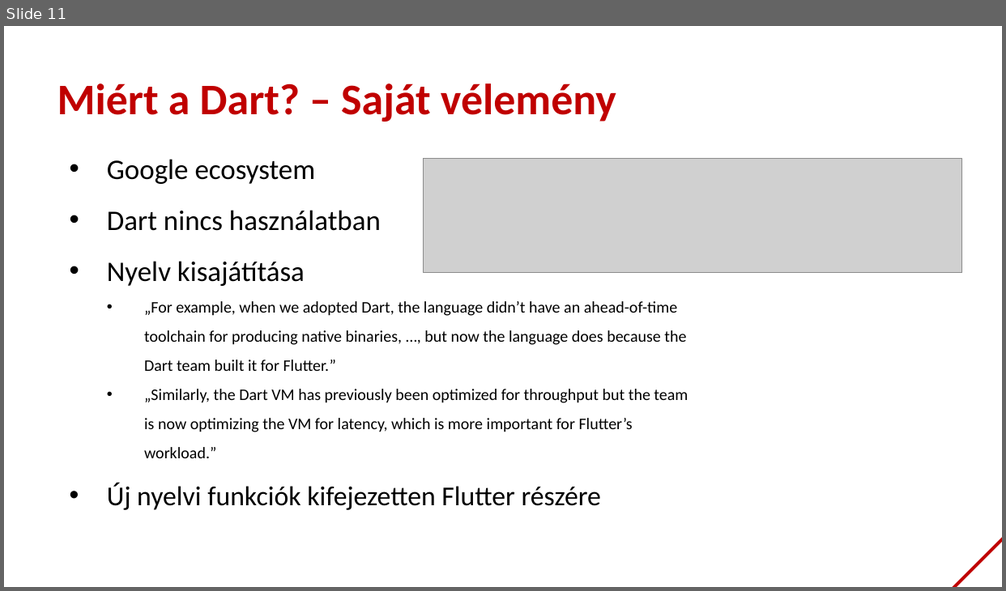
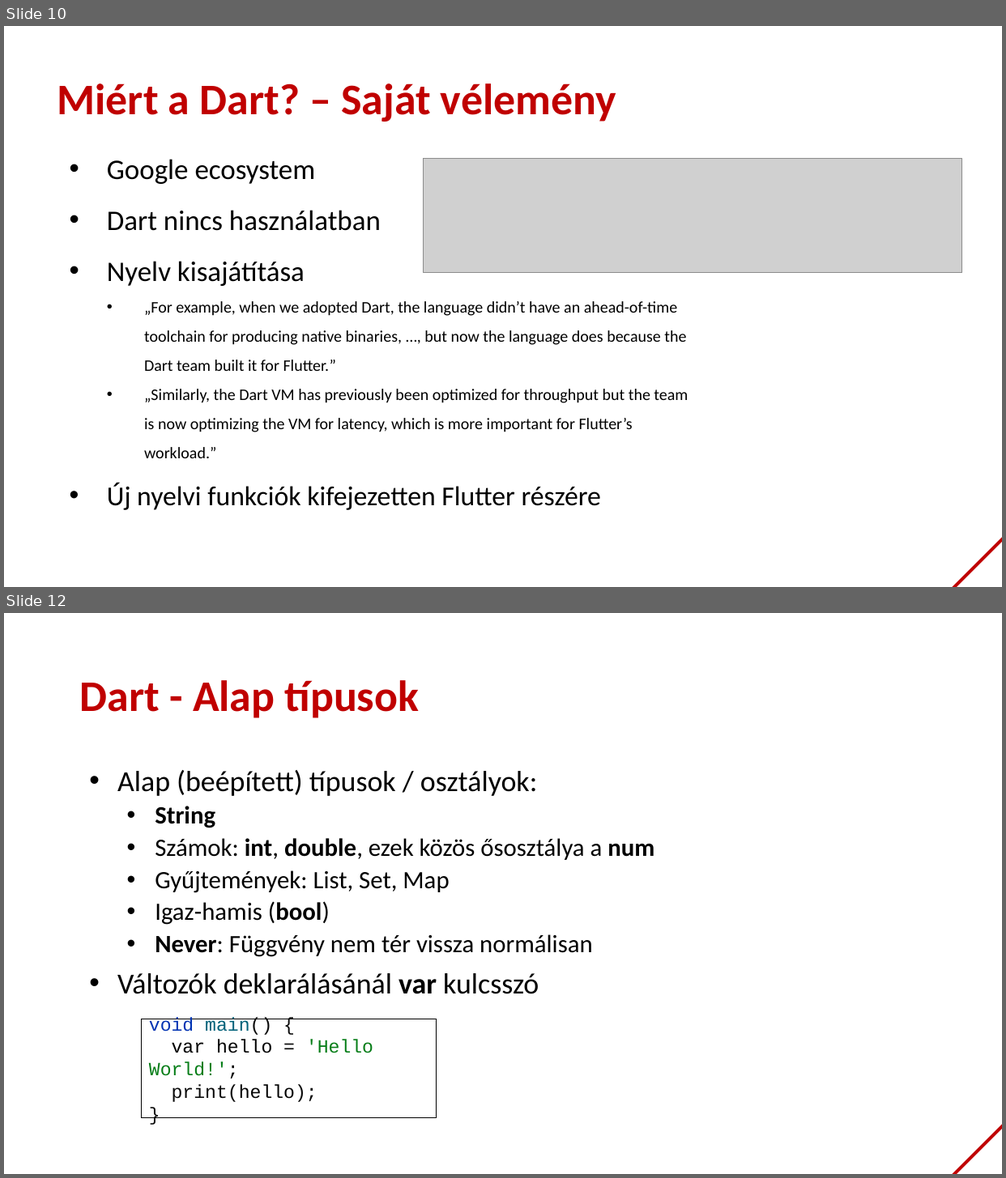
Before and after one commit to bmeaut/VIAUAV45, a slide deck: extras/lecture_01_2021.pptx. Shown one above the other, each under a label of ours: slide 11 before the commit, slides 10 and 12 after it; the slides between them are not shown. The pictures are 1006x591 and 1006x1178 pixels, drawn with LibreOffice and Linux fonts; fonts in the diff are those of the drawing; grey boxes stand for pictures; background and template pictures are left out. Boxes give left, top, right and bottom in pixels: in the first picture for what was removed or moved away, otherwise in the second. Text is boxed around its words. In the diff, an @@ line names an element or a change of style, - is before the commit and + after.

Commit message:
Add extra slides about Dart

```diff
--- a/extras/lecture_01_2021.pptx
+++ b/extras/lecture_01_2021.pptx
@@ slide 12 added at (4, 613, 1002, 1174), background #FFFFFF; not listed: 1 template element that a slide beside it also shows @@
@@ title added at (80, 680, 420, 718), 42 pt, text #C00000, bold @@
+Dart - Alap típusok
@@ text added at (117, 770, 654, 995), 24 pt, text #000000 @@
+• Alap (beépített) típusok / osztályok:
+  • String
+  • Számok: int, double, ezek közös ősosztálya a num
+  • Gyűjtemények: List, Set, Map
+  • Igaz-hamis (bool)
+  • Never: Függvény nem tér vissza normálisan
+• Változók deklarálásánál var kulcsszó
@@ rectangle added at (142, 1020, 436, 1118), fill #FFFFFF, outline #000000 0.75 pt, 18 pt, text #080808 @@
+void main() {
+var hello = 'Hello World!';
+print(hello);
+}
@@ what was slide 11 is now slide 10 @@
```
Also in this commit, not shown: 1 slide changed, 30 other slides added, 1 slide removed.
